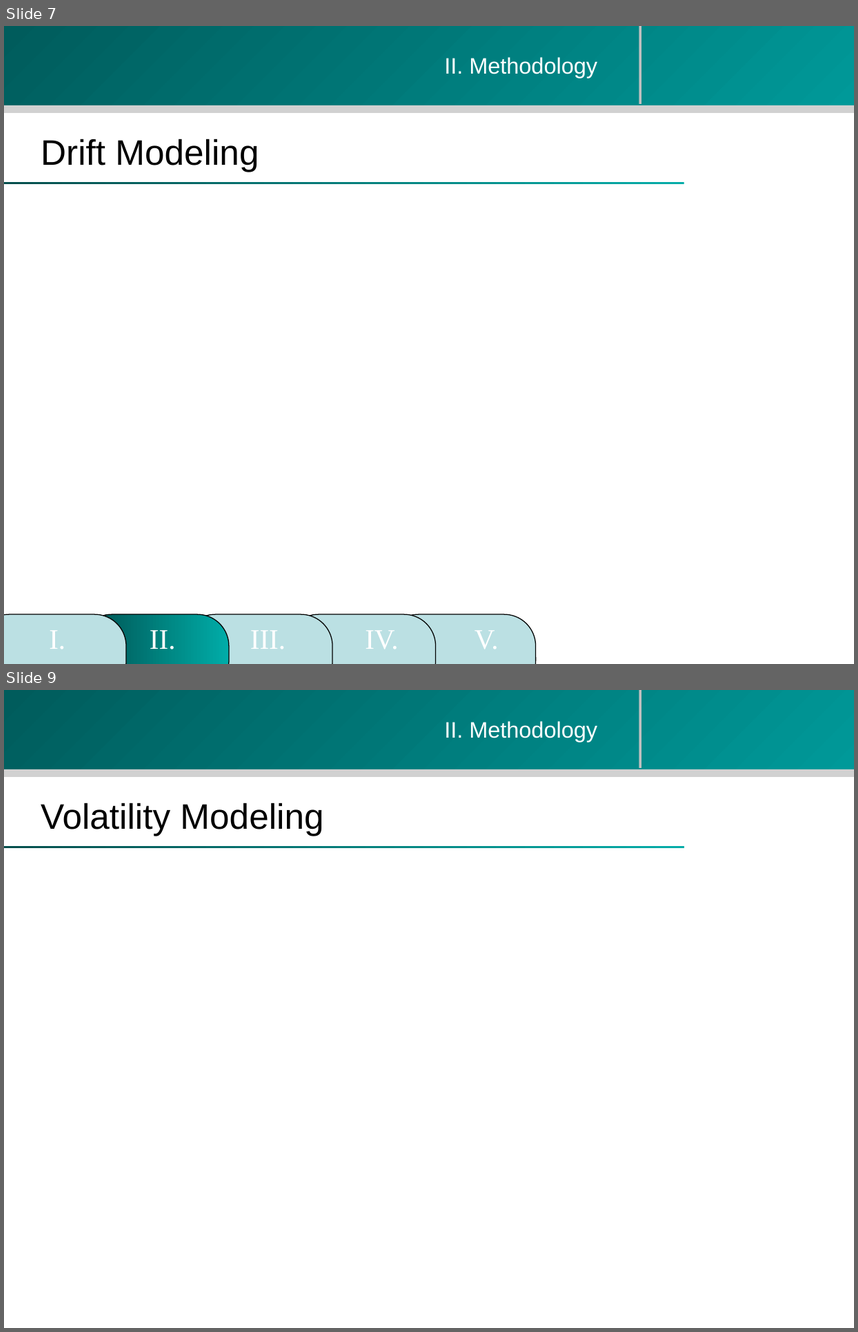
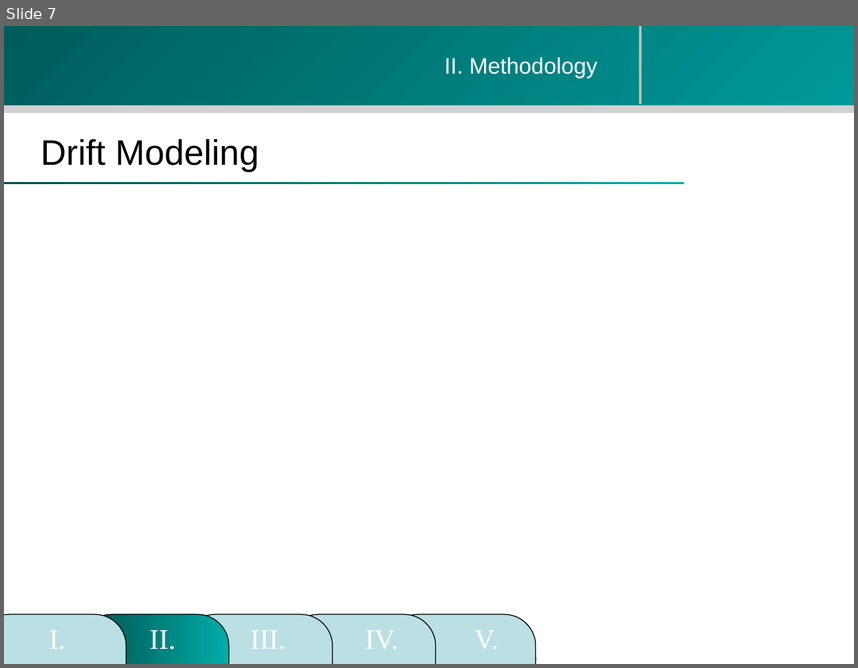
Before and after one commit to zhouzhenghui/svnrepository, a slide deck: SVNRepository/M.Eng Final Presentation-take2.ppt. Shown one above the other, each under a label of ours: slides 7 and 9 before the commit, slide 7 after it; the slides between them are not shown. The pictures are 858x1332 and 858x668 pixels, drawn with LibreOffice and Linux fonts; fonts in the diff are those of the drawing; background and template pictures are left out. Boxes give left, top, right and bottom in pixels: in the first picture for what was removed or moved away, otherwise in the second. Text is boxed around its words. In the diff, an @@ line names an element or a change of style, - is before the commit and + after.

```diff
--- a/SVNRepository/M.Eng Final Presentation-take2.ppt
+++ b/SVNRepository/M.Eng Final Presentation-take2.ppt
@@ slide 9 removed at (4, 690, 854, 1328), background #FFFFFF; not listed: 4 template elements that a slide beside it also shows @@
@@ text removed at (444, 721, 597, 742) @@
-II. Methodology
@@ text removed at (41, 802, 323, 836) @@
-Volatility Modeling
@@ rectangle removed at (4, 845, 684, 848) @@
```
Also in this commit, not shown: 2 slides changed, 1 other slide removed.
